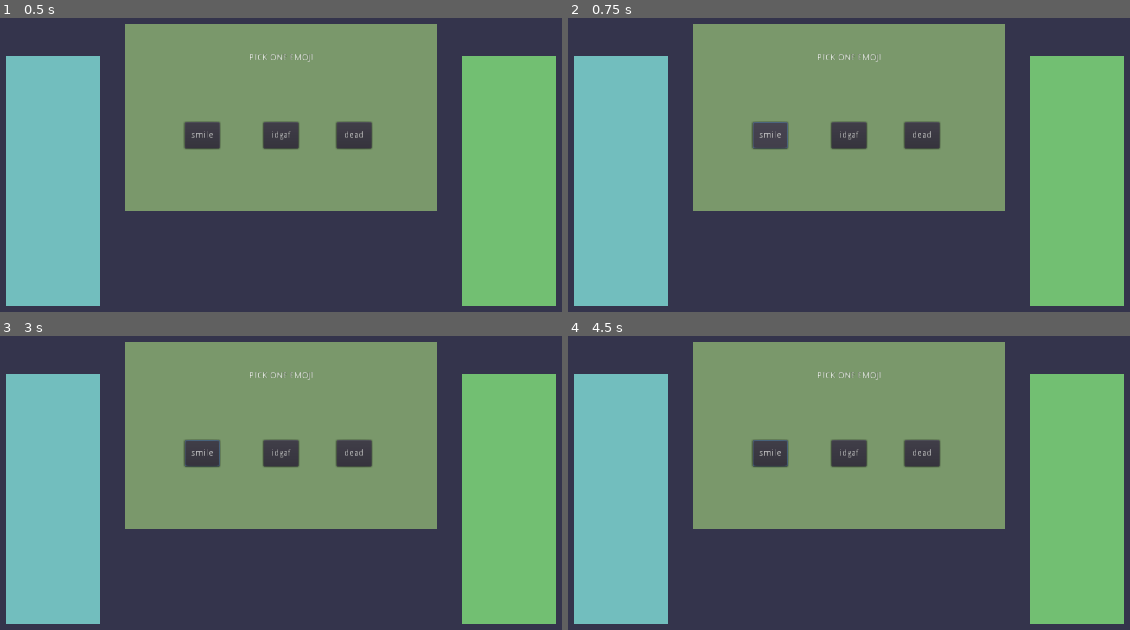
Above: before the commit, frames 1-4 (two rows, left to right).
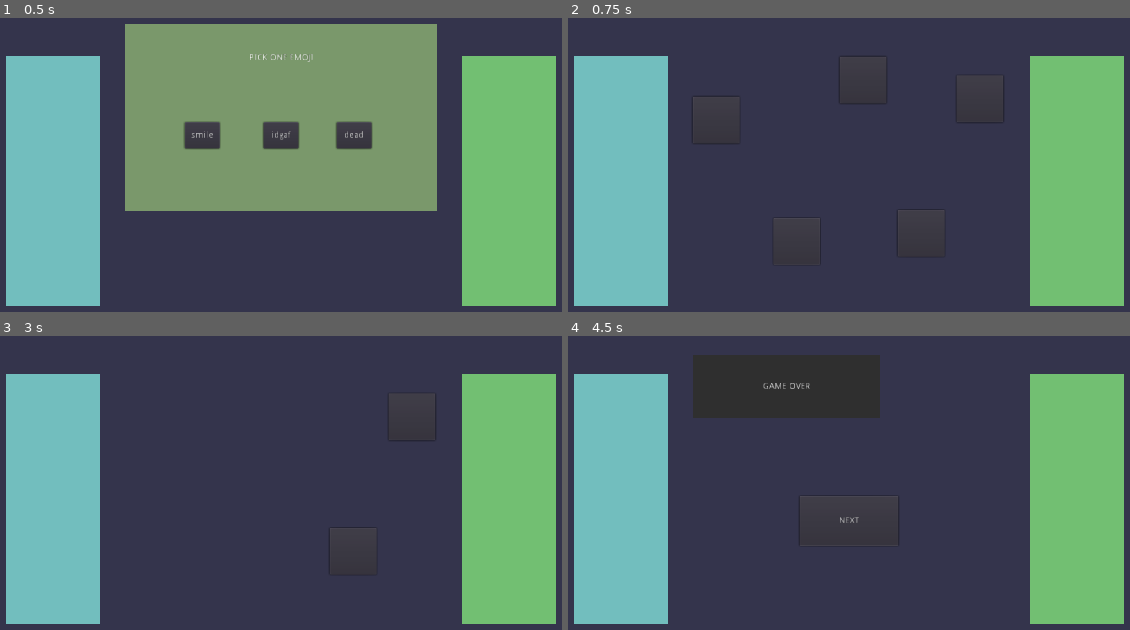
Above: after the commit, the same moments.

Repository: ravi-kiran-svs/hahaha-game
Game: Godot game, scene res://Scenes/EmojiSelectionScene/Scenes/Level3EmojiSelectionScene.tscn
Same seed, same stepped clock (60 frames per second), same inputs: the game is played once before the commit and once after it. This scene is started directly instead of the project's main scene.
Inputs (mouse positions are in pixels of both pictures, inside the frame that each line leads up to):
- Up to frame 1 (0.5 s): no input
- Up to frame 2 (0.75 s): click "smile" at 0.5 s
- Up to frame 3 (3 s): click (146, 438) at 1.27 s; click (230, 559) at 2.02 s; click (297, 397) at 2.77 s
- Up to frame 4 (4.5 s): click (978, 415) at 3.52 s; click (922, 550) at 4.27 s

Frame 1 is identical in both runs. In frame 2, 34% of the frame differs, in the area x 22-78%, y 2-66%; in frame 3, 34%; in frame 4, 34%.

Commit message:
Final Commit

Diff:
--- a/Scenes/EmojiSelectionScene/Scenes/Level3EmojiSelectionScene.tscn
+++ b/Scenes/EmojiSelectionScene/Scenes/Level3EmojiSelectionScene.tscn
@@ -3,6 +3,7 @@
 [ext_resource path="res://Scenes/EmojiSelectionScene/EmojiSelectionScene.tscn" type="PackedScene" id=1]
 
 [node name="Level1EmojiSelectionScene" instance=ExtResource( 1 )]
+next_scene = "res://Scenes/PickerGameScene/PickerGameScene.tscn"
 
 [node name="EmojiButton0" parent="EmojiSelector" index="2"]
 text = "smile"
